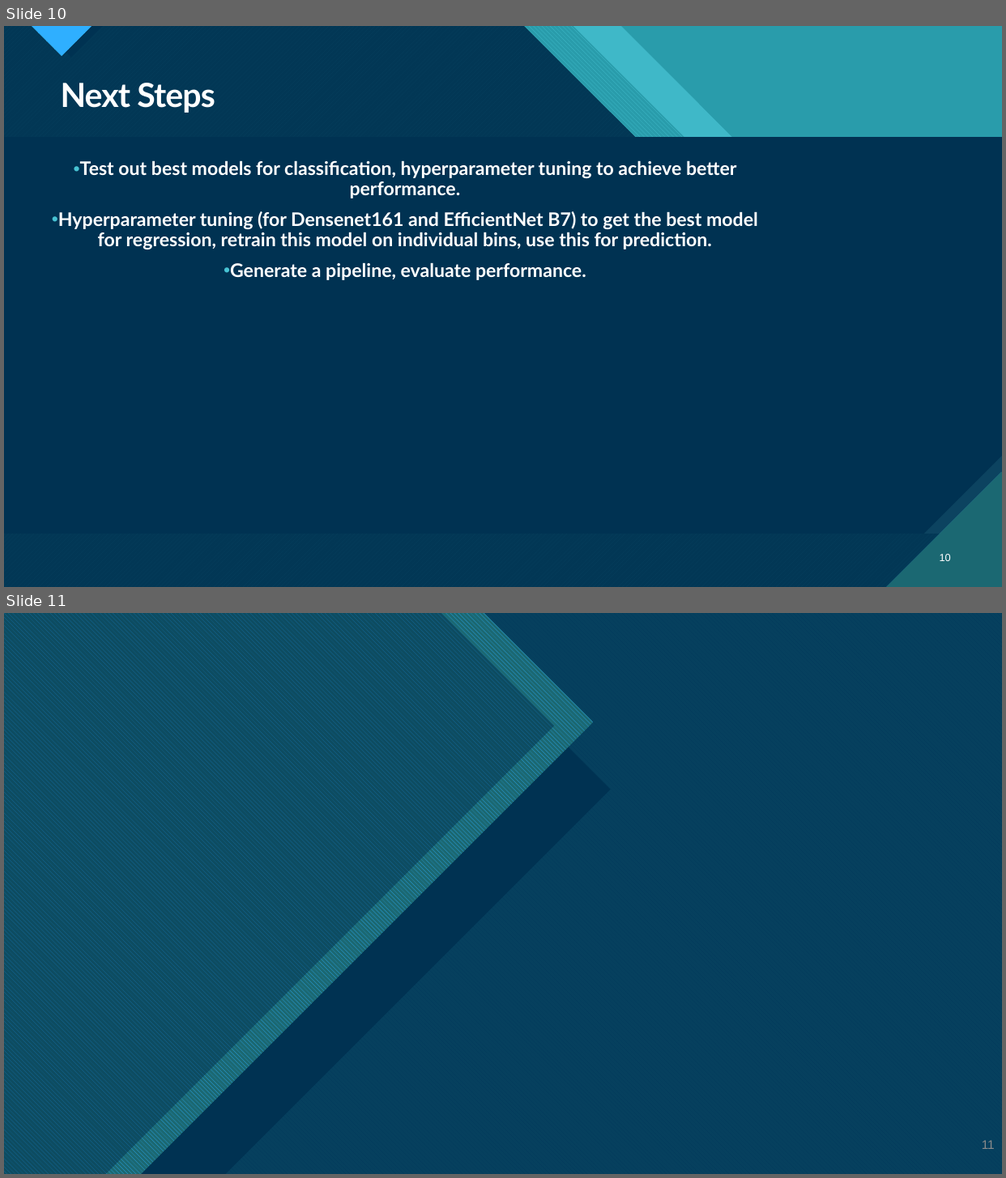
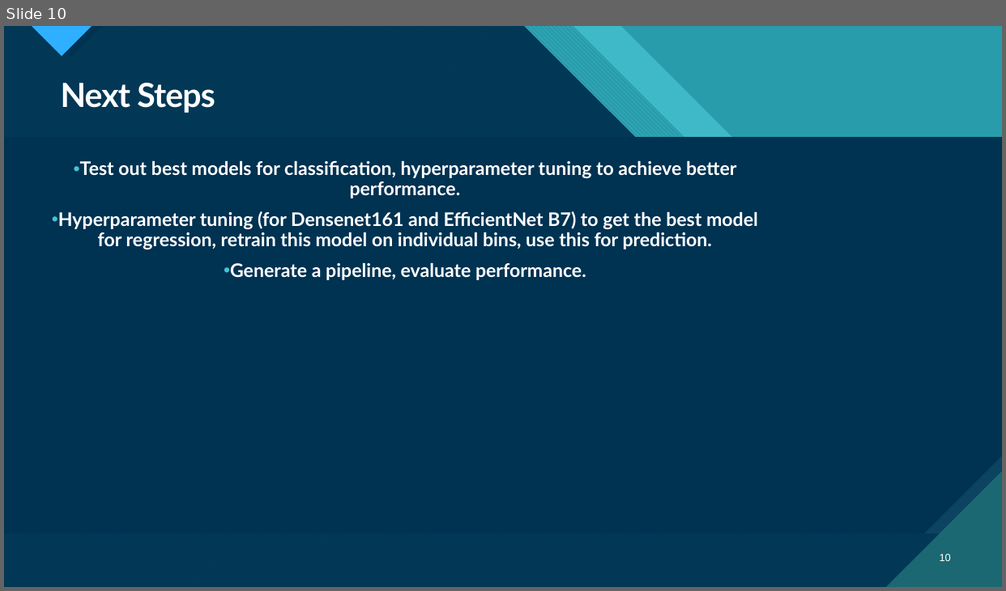
Before and after one commit to arshmodak/Hurricane-Wind-Speed-Prediction-using-Deep-Learning-and-Machine-Learning, a slide deck: progress update 3.pptx. Shown one above the other, each under a label of ours: slides 10 and 11 before the commit, slide 10 after it. The pictures are 1006x1178 and 1006x591 pixels, drawn with LibreOffice and Linux fonts; fonts in the diff are those of the drawing. Boxes give left, top, right and bottom in pixels: in the first picture for what was removed or moved away, otherwise in the second. Text is boxed around its words. In the diff, an @@ line names an element or a change of style, - is before the commit and + after.

```diff
--- a/progress update 3.pptx
+++ b/progress update 3.pptx
@@ slide 11 removed at (4, 613, 1002, 1174), background #FFFFFF; not listed: 9 template elements that a slide beside it also shows @@
@@ rectangle removed at (4, 613, 1002, 1174) @@
@@ freeform shape removed at (4, 613, 1002, 1174) @@
@@ freeform shape removed at (4, 613, 1002, 1174) @@
@@ freeform shape removed at (4, 613, 1002, 1174) @@
@@ freeform shape removed at (4, 613, 611, 1174) @@
@@ freeform shape removed at (4, 613, 594, 1174) @@
@@ freeform shape removed at (4, 613, 555, 1174) @@
@@ page number removed at (982, 1140, 995, 1149) @@
-11
```
Also in this commit, not shown: 1 slide added.
